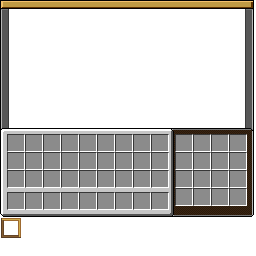
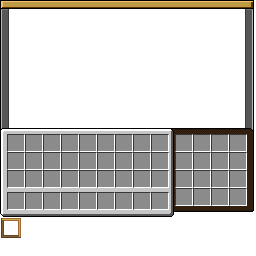
Before/after of a 256px x 256px layered artwork. What changed in the layer stack:
painted on "Turtle inventory" over [172, 129, 254, 217]
